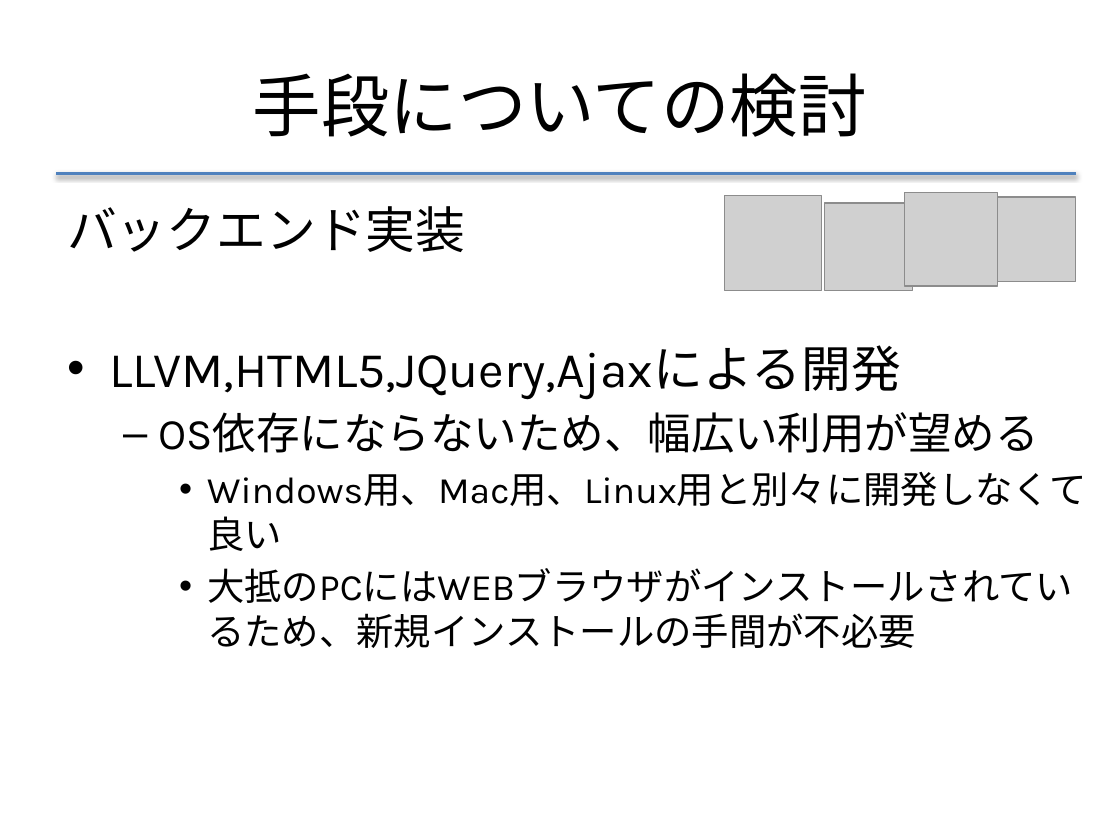
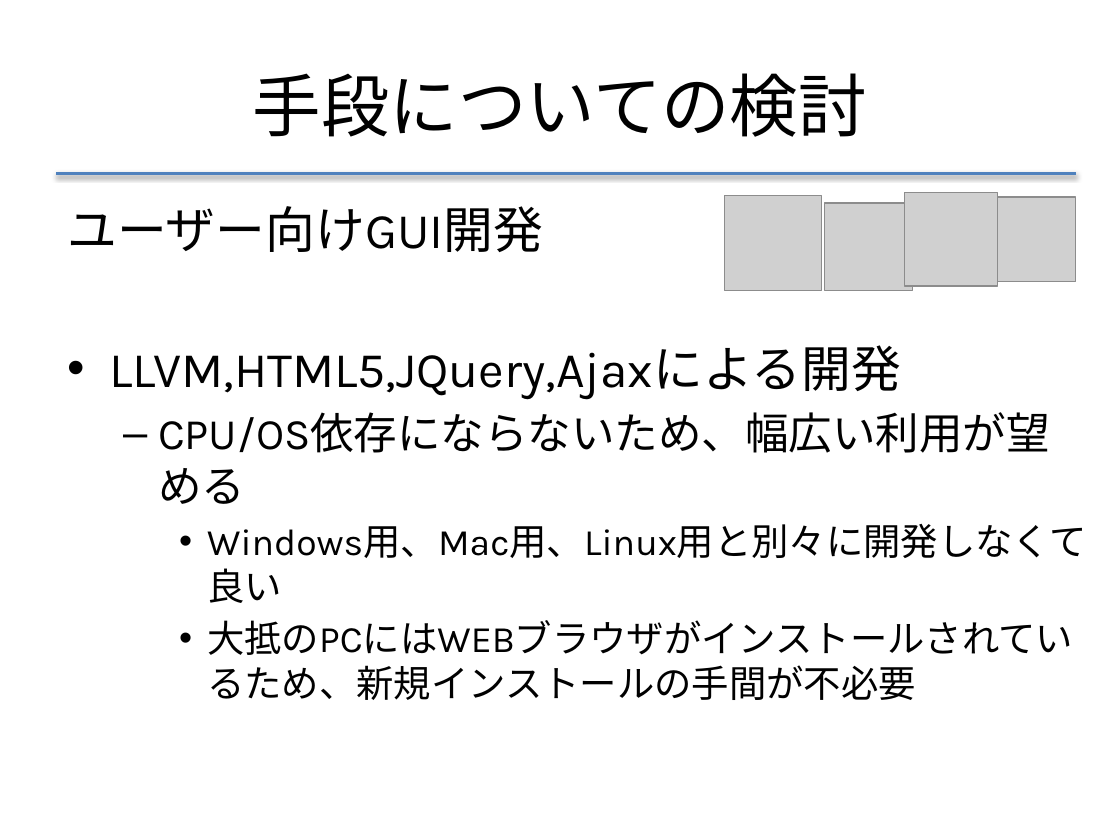
Before and after one commit to f-akazawa/akaz_uecdevelop, a slide deck: slide 22 of doc/中間発表資料.pptx (slide 20 before the commit). Drawn at 1120x840 pixels with LibreOffice and Linux fonts; fonts in the diff are those of the drawing; grey boxes stand for pictures. Boxes give left, top, right and bottom in pixels: in the first picture for what was removed or moved away, otherwise in the second. Text is boxed around its words. In the diff, an @@ line names an element or a change of style, - is before the commit and + after.

Commit message:
一回目練習のコメントを受けて修正
LLVMの説明、V1野やMT野では細かい処理がたくさんあるのでざっくりと一個だけというイメージにさせないこと

```diff
--- a/doc/中間発表資料.pptx
+++ b/doc/中間発表資料.pptx
@@ text at [67, 206, 543, 252]: text changed @@
-バックエンド実装
+ユーザー向けGUI開発
@@ text at [158, 412, 1050, 504]: text changed @@
-  – OS依存にならないため、幅広い利用が望める
+  – CPU/OS依存にならないため、幅広い利用が望める
```
Also in this commit, not shown: 10 other slides changed, 6 slides added.
